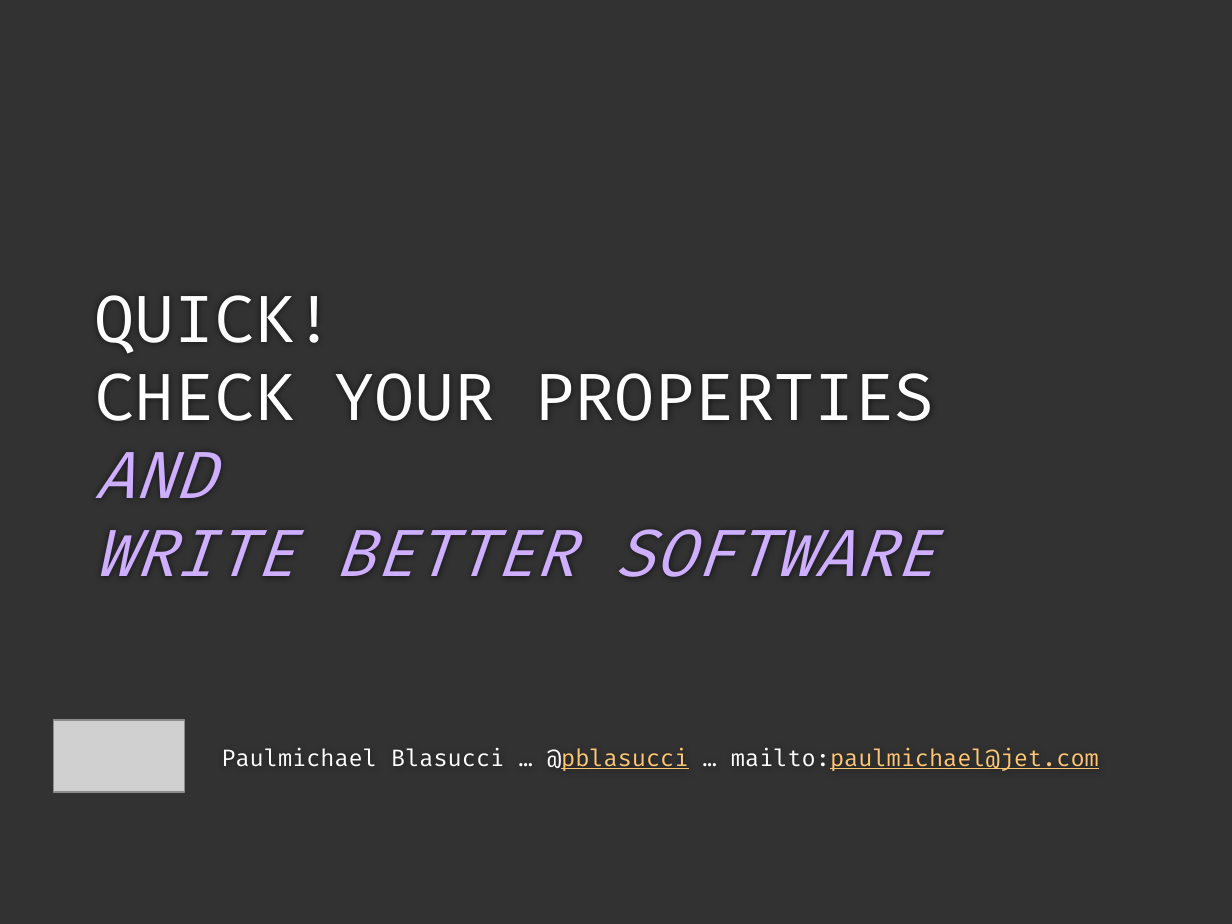
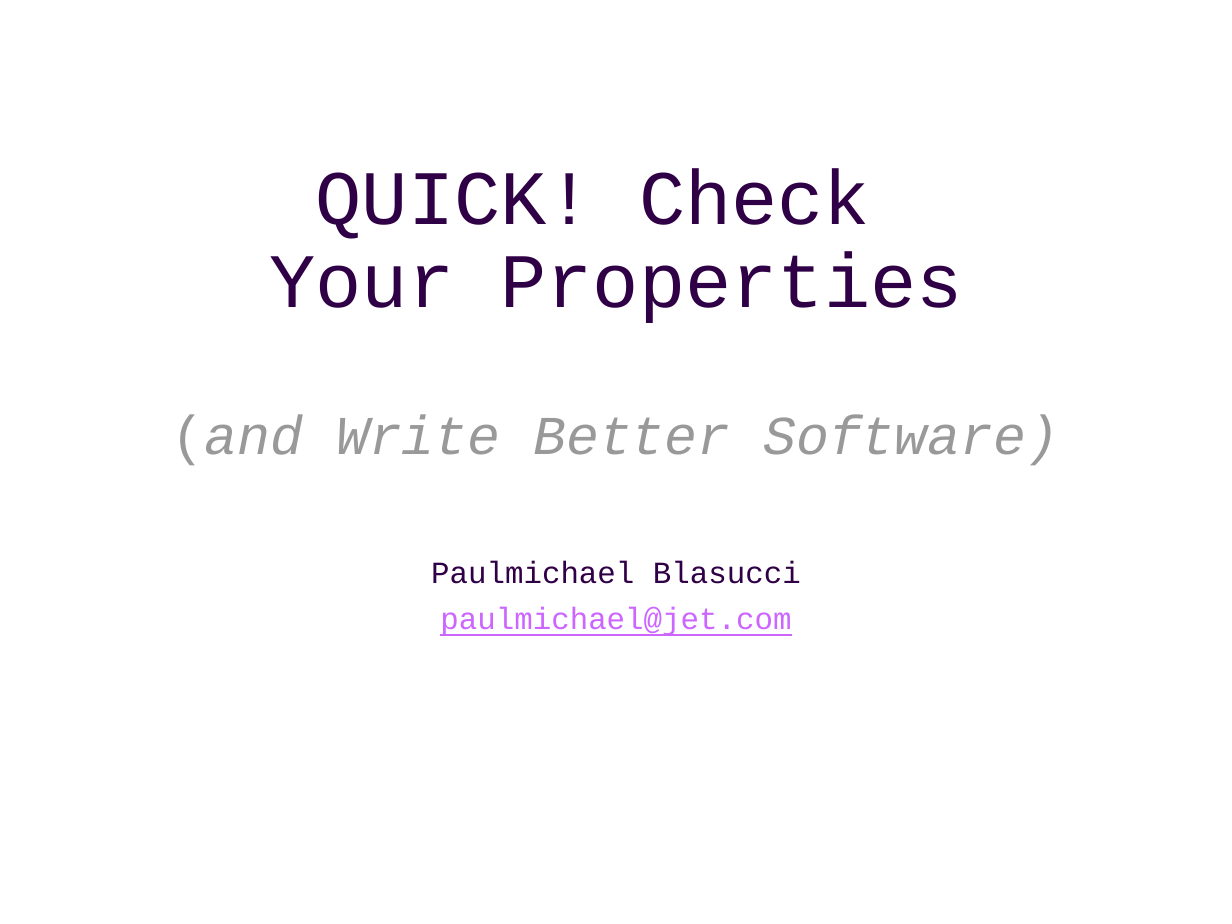
Before and after one commit to pblasucci/quickpbt, a slide deck: slide 1 of quickpbt.pptx. Drawn at 1232x924 pixels with LibreOffice and Linux fonts; fonts in the diff are those of the drawing; grey boxes stand for pictures; background and template pictures are left out. Boxes give left, top, right and bottom in pixels: in the first picture for what was removed or moved away, otherwise in the second. Text is boxed around its words. In the diff, an @@ line names an element or a change of style, - is before the commit and + after.

```diff
--- a/quickpbt.pptx
+++ b/quickpbt.pptx
@@ background #323232 to #FFFFFF @@
@@ title at <box>172,168,1059,465</box>: text changed; size 38 to 45 pt; font Fira Code to Courier New; text colour #CDAEFF to #300047 @@
-QUICK!
-CHECK YOUR PROPERTIES
-AND
-WRITE BETTER SOFTWARE
+QUICK! Check
+Your Properties
+(and Write Better Software)
@@ subtitle "Paulmichael Blasucci" at <box>431,561,801,636</box>: vertical alignment top to middle @@
@@ subtitle at <box>431,561,801,636</box>: text changed; size 13.5 to 18 pt; font Fira Code to Courier New; text colour #FFFFFF to #300047 @@
-Paulmichael Blasucci … @pblasucci … mailto:paulmichael@jet.com
+Paulmichael Blasucci
+paulmichael@jet.com
@@ picture removed at <box>53,719,184,791</box> @@
```
Also in this commit, not shown: 2 other slides changed, 20 slides added, 21 other files.
